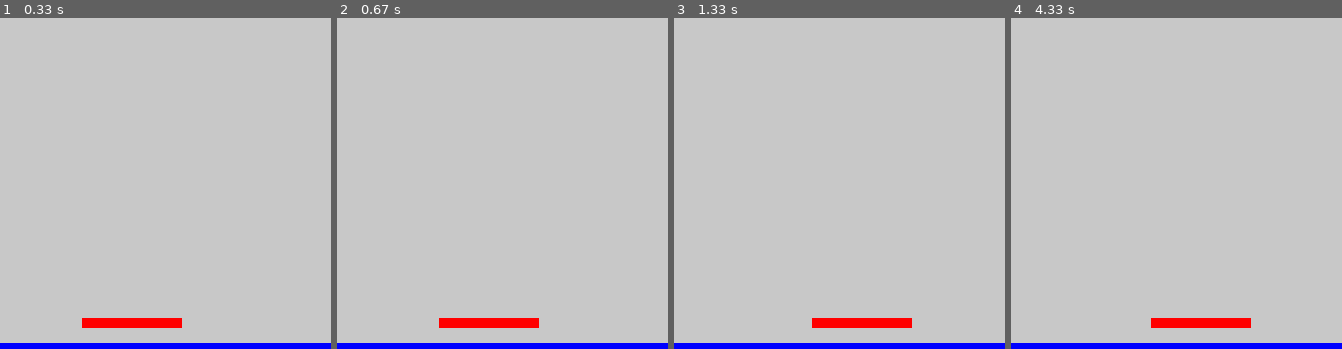
Above: before the commit, frames 1-4 (left to right).
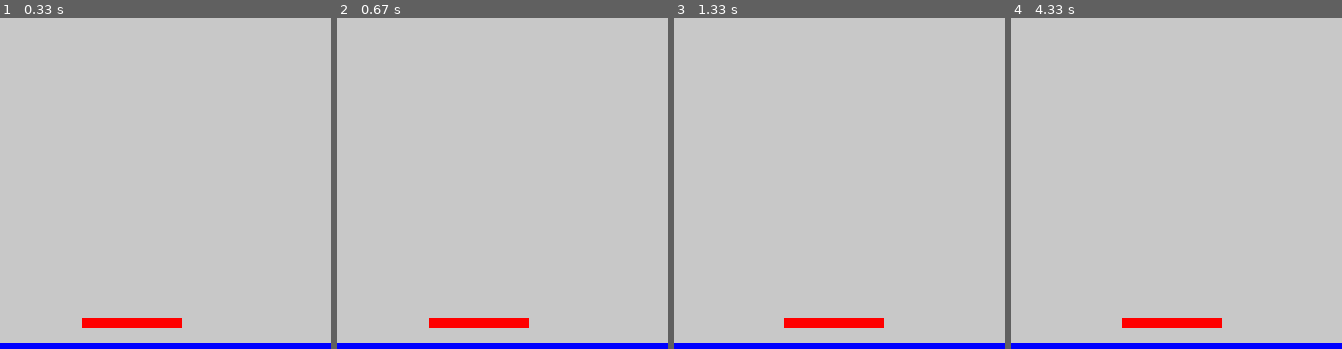
Above: after the commit, the same moments.

Repository: jreich02/PythonIntro
Game: pygame game, started from pygameIntro.py
Two runs of this game, one before a commit and one after it. Both use one fixed random seed, a clock stepped at 60 frames per second and the inputs below.
Inputs:
- Up to frame 1 (0.33 s): no input
- Up to frame 2 (0.67 s): hold Right from 0.33 s (still down)
- Up to frame 3 (1.33 s): release Right at 0.8 s; hold Right 0.83-1.3 s
- Up to frame 4 (4.33 s): hold Left 1.33-1.87 s; hold Left 1.9-2.3 s; hold Right 2.33-2.97 s; hold Left 3-3.47 s; hold Right 3.5-3.97 s; hold Right from 4 s (still down)
The pictures show only the part of the screen within x 30-80%, y 50-100%; the shares and areas given below are measured in that part.

Frame 1 is identical in both runs. In frame 2, 0.2% of the frame differs, in the area x 27-62%, y 90-94%; in frame 3, 0.5%; in frame 4, 0.5%, in the area x 33-73%, y 90-94%.

Commit message:
Add files via upload

Diff:
--- a/pygameIntro.py
+++ b/pygameIntro.py
@@ -52,25 +52,17 @@
 rectColor = (255, 0, 0)
 rectSize = rectWidth, rectHeight = 100, 10
 rectPos = rectX, rectY = 300, 650
-rectSpeed = 1
+rectSpeed = 0.5
 
 gameRect = pygame.Rect(rectX, rectY, rectWidth, rectHeight)
 
 # Controller - keyboard Input
 def move_rect(gameRect):
-    keys = pygame.key.get_pressed()
-    if keys[pygame.K_LEFT] and gameRect.x > 0:
-        gameRect.move_ip(-rectSpeed,0)
-    elif keys[pygame.K_RIGHT] and gameRect.x < (SCREEN_WIDTH - rectWidth):
-        gameRect.move_ip(rectSpeed,0)
-    #elif keys[pygame.K_UP]:
-        #gameRect.move_ip(0,-rectSpeed)
-    #elif keys[pygame.K_DOWN]:
-        #gameRect.move_ip(0,rectSpeed)
+    gameRect.update(rectX, rectY, rectWidth, rectHeight)
 
 #move pong
 def move_pong(gamePong, pongX, pongY):
-      gamePong.update(pongX, pongY, pongWidth, pongHeight)
+    gamePong.update(pongX, pongY, pongWidth, pongHeight)
 
 
 # Game loop
@@ -79,7 +71,13 @@
         if event.type == pygame.QUIT:
             pygame.quit()
             sys.exit()
+
     # Allow player to move
+    keys = pygame.key.get_pressed()
+    if keys[pygame.K_LEFT] and gameRect.x > 0:
+        rectX -= rectSpeed
+    elif keys[pygame.K_RIGHT] and gameRect.x < (SCREEN_WIDTH - rectWidth):
+        rectX += rectSpeed
     move_rect(gameRect)
 
     # Allow pong to move
